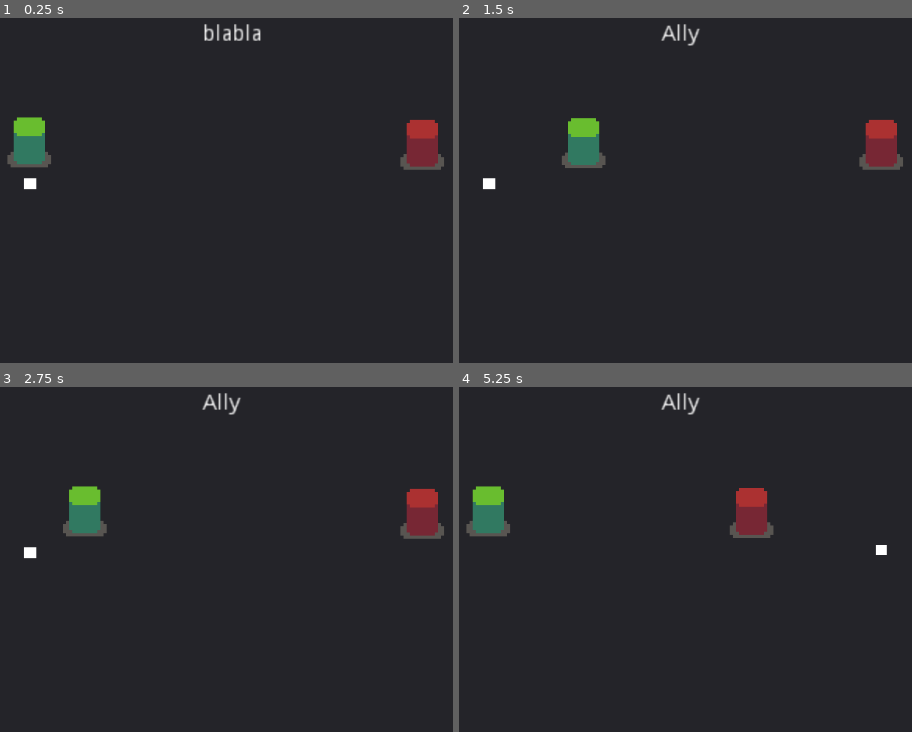
Above: before the commit, frames 1-4 (two rows, left to right).
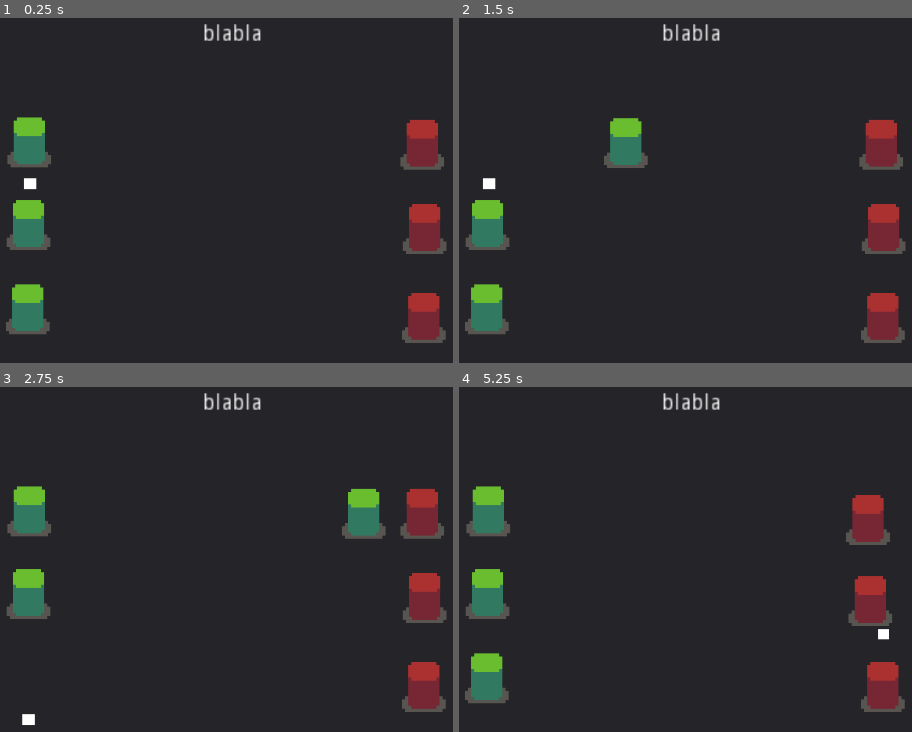
Above: after the commit, the same moments.

Repository: Threnkost/turn-based-combat
Game: Godot game, scene res://Game.tscn
The game is run twice, just before and just after one commit, with the same random seed, the same clock (stepped at 60 frames per second) and the same inputs.
Inputs:
- Up to frame 1 (0.25 s): no input
- Up to frame 2 (1.5 s): tap Enter at 0.5 s; tap Space (playTurn) at 0.6, 1.35 s
- Up to frame 3 (2.75 s): tap Space (playTurn) at 2.1 s
- Up to frame 4 (5.25 s): tap Space (playTurn) every 0.75 s from 2.85 to 5.1 s; tap P (skipTurn) at 4.15 s

The runs differ from the first frame. In frame 1, 4.4% of the frame differs, in the area x 1-99%, y 52-95%; in frame 2, 6.9%; in frame 3, 7.1%, in the area x 1-99%, y 1-98%; in frame 4, 7.1%.

Commit message:
Add files via upload

Diff:
--- a/Combat/AI/EnemyAI.gd
+++ b/Combat/AI/EnemyAI.gd
@@ -2,5 +2,17 @@
 
 class_name EnemyAI
 
-func blabla():
-	print("asd")
+onready var rng : RandomNumberGenerator
+
+#Initializes this class.
+func initialize() -> EnemyAI:
+	rng = RandomNumberGenerator.new()
+	rng.randomize()
+
+	return self
+
+#Enemy will use this function to find his target. (Ally -> Their enemy.)
+func getRandomTarget(targets : Array) -> Battler:
+	var targetCount = targets.size()
+	var target : Battler = targets[rng.randi_range(0, targetCount - 1)]
+	return target
--- /dev/null
+++ b/Combat/Actions/Attack.gd
@@ -0,0 +1,37 @@
+extends IAction
+
+#This action is to have the battler attack to someone.
+class_name Attack
+
+const TARGET_DISTANCE = 85
+const TWEEN_DURATION = 0.5
+const ATTACK_DURATION = 0.65
+
+#There are totally 2 parameters.
+#Parameters -> attacker : Battler, target : Battler
+func execute(args := []) -> void:
+	#Defining attacker and victim.
+	var attacker : Battler = args[0]
+	var victim : Battler = args[1]
+
+	#Defining their BattlerReference.
+	var attackerReference = attacker.battlerReference
+	var victimReference = victim.battlerReference
+
+	#For debugging
+	print(attacker.name, " attacked to ", victim.name)
+
+	#Attacker goes to the victim.
+	attackerReference.goToEntity(victim)
+	yield(attackerReference.tween, "tween_completed")
+
+	#I am going to use "Animation Player" for this.
+	#Attacker hits the victim.
+	yield(get_tree().create_timer(ATTACK_DURATION), "timeout")
+
+	#Attacker returns to his place after attacking.
+	attackerReference.returnToStart()
+	yield(attackerReference.tween, "tween_completed")
+
+	#Emits signal, action_completed, to finish the action.
+	emit_signal("action_completed")
--- /dev/null
+++ b/Combat/Actions/IAction.gd
@@ -0,0 +1,12 @@
+extends Node
+
+#Interface for Action classes.
+class_name IAction
+
+#To confirm the action is over.
+signal action_completed
+
+#Abstract method for inherited classes.
+func execute(args := []) -> void:
+	print("IAction Class -> Nothing") #Prints this message for debugging.
+	pass
--- a/Combat/Battleground.tscn
+++ b/Combat/Battleground.tscn
@@ -32,5 +32,17 @@
 [node name="Character1" parent="TurnQueue" instance=ExtResource( 2 )]
 position = Vector2( 281.58, 288.8 )
 
+[node name="Character2" parent="TurnQueue" instance=ExtResource( 2 )]
+position = Vector2( 280.58, 394.8 )
+
+[node name="Character3" parent="TurnQueue" instance=ExtResource( 2 )]
+position = Vector2( 279.58, 502.8 )
+
 [node name="Monster1" parent="TurnQueue" instance=ExtResource( 3 )]
 position = Vector2( 784.937, 291.792 )
+
+[node name="Monster2" parent="TurnQueue" instance=ExtResource( 3 )]
+position = Vector2( 787.937, 399.792 )
+
+[node name="Monster3" parent="TurnQueue" instance=ExtResource( 3 )]
+position = Vector2( 786.937, 513.792 )
--- a/Combat/Battler/Ally.gd
+++ b/Combat/Battler/Ally.gd
@@ -3,16 +3,12 @@
 class_name Ally
 
 func playTurn(turnQueue) -> void:
-	.playTurn(turnQueue)
-	turnQueue.label.text = "Ally"
+	#turnQueue.label.text = "Ally"
 
-	battlerReference.attackToEntity(turnQueue.battleground.enemies[0])
-	yield(battlerReference.tween, "tween_completed")
+	#Executes "Attack" action.
+	var attackAction = battlerReference.getAction("Attack")
+	attackAction.execute([self, turnQueue.battleground.enemies[0]])
+	yield(attackAction, "action_completed")
 
-	yield(get_tree().create_timer(1), "timeout")
-	#yield(animationPlayer, "animation_finished")
-
-	battlerReference.returnToStart()
-	yield(battlerReference.tween, "tween_completed")
-
+	#Skips this turn.
 	turnQueue.skipTurn()
--- a/Combat/Battler/Battler.gd
+++ b/Combat/Battler/Battler.gd
@@ -1,14 +1,18 @@
 extends Position2D
 
+#Main class for battlers.
 class_name Battler
 
+#We can say BattlerReference is battler's a visual thing.
+#startPosition is battler's starting position.
 onready var battlerReference #: BattlerReference
 onready var startPosition : Vector2
 
+#Initializes variables.
 func _ready():
 	startPosition = global_position
-
 	battlerReference = get_node("BattlerReference")
 
+#Abstract method.
 func playTurn(turnQueue) -> void:
 	pass
--- /dev/null
+++ b/Combat/Battler/BattlerReference/BattlerReference.gd
@@ -0,0 +1,45 @@
+extends Sprite
+
+#We can say BattlerReference is Battler's visual thing. Includes Sprite, AnimationPlayer, Tween etc.
+class_name BattlerReference
+
+const TARGET_DISTANCE = 75
+const TWEEN_DURATION = 0.5
+
+#Nodes
+onready var tween : Tween = $Tween
+onready var animationPlayer : AnimationPlayer = $AnimationPlayer
+
+#Variables
+onready var battler : Battler
+onready var direction : int
+
+#Initializes variables.
+func _ready():
+	battler = get_parent()
+
+	direction = -1 if battler is Ally else 1
+
+#Battler returns to his start point.
+#Using tween.
+func returnToStart():
+	tween.interpolate_property(
+		self, 'global_position', global_position, battler.startPosition, TWEEN_DURATION, Tween.TRANS_QUAD, Tween.EASE_OUT)
+	tween.start()
+
+#Battler goes to another battler.
+#Using tween.
+func goToEntity(target : Battler):
+	var targetPosition : Vector2 = target.global_position + Vector2(direction * TARGET_DISTANCE, 0)
+
+	tween.interpolate_property(
+		self, 'global_position', battler.startPosition, targetPosition, TWEEN_DURATION, Tween.TRANS_QUAD, Tween.EASE_OUT)
+	tween.start()
+
+#To access an action class in "Actions/" node.
+#Unless that action exists, will return IAction class.
+func getAction(actionName : String):
+	var path = "Actions/" + actionName
+	if has_node(path):
+		return get_node(path)
+	return get_node("Actions/IAction")
--- a/Combat/Battler/Enemy.gd
+++ b/Combat/Battler/Enemy.gd
@@ -2,21 +2,21 @@
 
 class_name Enemy
 
+#To manage enemy's AI.
 onready var AI : EnemyAI
 
+#Initializes enemy AI
+func _ready():
+	AI = EnemyAI.new().initialize()
+
 func playTurn(turnQueue) -> void:
+	#Waits a little to attack player.
 	yield(get_tree().create_timer(0.35), "timeout")
 
-	.playTurn(turnQueue)
-	turnQueue.label.text = "Ally"
+	#Executes "Attack" action. [Actions/Attack]
+	var attackAction = battlerReference.getAction("Attack")
+	attackAction.execute([self, AI.getRandomTarget(turnQueue.battleground.allies)])
+	yield(attackAction, "action_completed")
 
-	battlerReference.attackToEntity(turnQueue.battleground.allies[0])
-	yield(battlerReference.tween, "tween_completed")
-
-	yield(get_tree().create_timer(1), "timeout")
-	#yield(animationPlayer, "animation_finished")
-
-	battlerReference.returnToStart()
-	yield(battlerReference.tween, "tween_completed")
-
+	#Skips this turn.
 	turnQueue.skipTurn()
--- a/Combat/Characters/Character1.tscn
+++ b/Combat/Characters/Character1.tscn
@@ -1,8 +1,10 @@
-[gd_scene load_steps=5 format=2]
+[gd_scene load_steps=7 format=2]
 
 [ext_resource path="res://Combat/Characters/Character1.gd" type="Script" id=1]
 [ext_resource path="res://Assets/characters.png" type="Texture" id=2]
-[ext_resource path="res://Combat/Battler/BattlerSkin/BattlerReference.gd" type="Script" id=3]
+[ext_resource path="res://Combat/Battler/BattlerReference/BattlerReference.gd" type="Script" id=3]
+[ext_resource path="res://Combat/Actions/Attack.gd" type="Script" id=4]
+[ext_resource path="res://Combat/Actions/IAction.gd" type="Script" id=5]
 
 [sub_resource type="AtlasTexture" id=1]
 atlas = ExtResource( 2 )
@@ -13,13 +15,20 @@
 
 [node name="BattlerReference" type="Sprite" parent="."]
 scale = Vector2( 4, 4 )
-skew = 4.37114e-08
 texture = SubResource( 1 )
 script = ExtResource( 3 )
 
 [node name="Tween" type="Tween" parent="BattlerReference"]
 
 [node name="AnimationPlayer" type="AnimationPlayer" parent="BattlerReference"]
+
+[node name="Actions" type="Node" parent="BattlerReference"]
+
+[node name="Attack" type="Node" parent="BattlerReference/Actions"]
+script = ExtResource( 4 )
+
+[node name="IAction" type="Node" parent="BattlerReference/Actions"]
+script = ExtResource( 5 )
 
 [node name="Queue" type="ColorRect" parent="."]
 visible = false
--- a/Combat/Characters/Monster1.tscn
+++ b/Combat/Characters/Monster1.tscn
@@ -1,8 +1,10 @@
-[gd_scene load_steps=5 format=2]
+[gd_scene load_steps=7 format=2]
 
 [ext_resource path="res://Combat/Characters/Monster1.gd" type="Script" id=1]
 [ext_resource path="res://Assets/characters.png" type="Texture" id=2]
-[ext_resource path="res://Combat/Battler/BattlerSkin/BattlerReference.gd" type="Script" id=3]
+[ext_resource path="res://Combat/Battler/BattlerReference/BattlerReference.gd" type="Script" id=3]
+[ext_resource path="res://Combat/Actions/IAction.gd" type="Script" id=4]
+[ext_resource path="res://Combat/Actions/Attack.gd" type="Script" id=5]
 
 [sub_resource type="AtlasTexture" id=1]
 atlas = ExtResource( 2 )
@@ -13,13 +15,20 @@
 
 [node name="BattlerReference" type="Sprite" parent="."]
 scale = Vector2( 4, 4 )
-skew = 4.37114e-08
 texture = SubResource( 1 )
 script = ExtResource( 3 )
 
 [node name="Tween" type="Tween" parent="BattlerReference"]
 
 [node name="AnimationPlayer" type="AnimationPlayer" parent="BattlerReference"]
+
+[node name="Actions" type="Node" parent="BattlerReference"]
+
+[node name="IAction" type="Node" parent="BattlerReference/Actions"]
+script = ExtResource( 4 )
+
+[node name="Attack" type="Node" parent="BattlerReference/Actions"]
+script = ExtResource( 5 )
 
 [node name="Queue" type="ColorRect" parent="."]
 visible = false
--- a/Combat/TurnQueue/TurnQueue.gd
+++ b/Combat/TurnQueue/TurnQueue.gd
@@ -1,10 +1,13 @@
 extends YSort
 
+#This class is to figure out turns.
 class_name TurnQueue
 
+#The battleground.
 onready var battleground
-onready var label
+onready var label #Not necessary.
 
+#Active battler.
 var activeCharacter : Battler
 
 func _ready():
@@ -14,23 +17,35 @@
 func initialize() -> void:
 	activeCharacter = get_child(0)
 	activeCharacter.get_node("Queue").visible = true
+
+	#Not necessary.
 	print("Started with : ", activeCharacter.name)
 
+#Plays active character's turn.
 func playTurn() -> void:
 	activeCharacter.playTurn(self)
 
+#Skips this turn and picks a new active character for next turn.
 func skipTurn() -> void:
+	#Sets false current active character's indicator. (The white box in combat.)
 	activeCharacter.get_node("Queue").visible = false
+
+	#Choses next active character.
 	var nextIndex = (activeCharacter.get_index() + 1) % get_child_count()
 	activeCharacter = get_child(nextIndex)
+
+	#Sets true next active character's indicator.
 	activeCharacter.get_node("Queue").visible = true
 
+	#If next active character is Enemy, will play it automatically.
 	if activeCharacter is Enemy:
 		playTurn()
 
+#Ummm, To be honest, I don't know xD
+#I will add user interface later.
 func _process(delta):
 	if activeCharacter is Ally:
-		if Input.is_action_just_pressed("skipTurn"):
+		if Input.is_action_just_pressed("skipTurn"): #Skips current turn.
 			skipTurn()
-		elif Input.is_action_just_pressed("playTurn"):
+		elif Input.is_action_just_pressed("playTurn"): #Plays active character's (Ally) turn.
 			playTurn()
--- a/project.godot
+++ b/project.godot
@@ -14,6 +14,11 @@
 "language": "GDScript",
 "path": "res://Combat/Battler/Ally.gd"
 }, {
+"base": "IAction",
+"class": "Attack",
+"language": "GDScript",
+"path": "res://Combat/Actions/Attack.gd"
+}, {
 "base": "Position2D",
 "class": "Battler",
 "language": "GDScript",
@@ -22,7 +27,7 @@
 "base": "Sprite",
 "class": "BattlerReference",
 "language": "GDScript",
-"path": "res://Combat/Battler/BattlerSkin/BattlerReference.gd"
+"path": "res://Combat/Battler/BattlerReference/BattlerReference.gd"
 }, {
 "base": "Battler",
 "class": "Enemy",
@@ -34,6 +39,11 @@
 "language": "GDScript",
 "path": "res://Combat/AI/EnemyAI.gd"
 }, {
+"base": "Node",
+"class": "IAction",
+"language": "GDScript",
+"path": "res://Combat/Actions/IAction.gd"
+}, {
 "base": "YSort",
 "class": "TurnQueue",
 "language": "GDScript",
@@ -41,10 +51,12 @@
 } ]
 _global_script_class_icons={
 "Ally": "",
+"Attack": "",
 "Battler": "",
 "BattlerReference": "",
 "Enemy": "",
 "EnemyAI": "",
+"IAction": "",
 "TurnQueue": ""
 }
 
